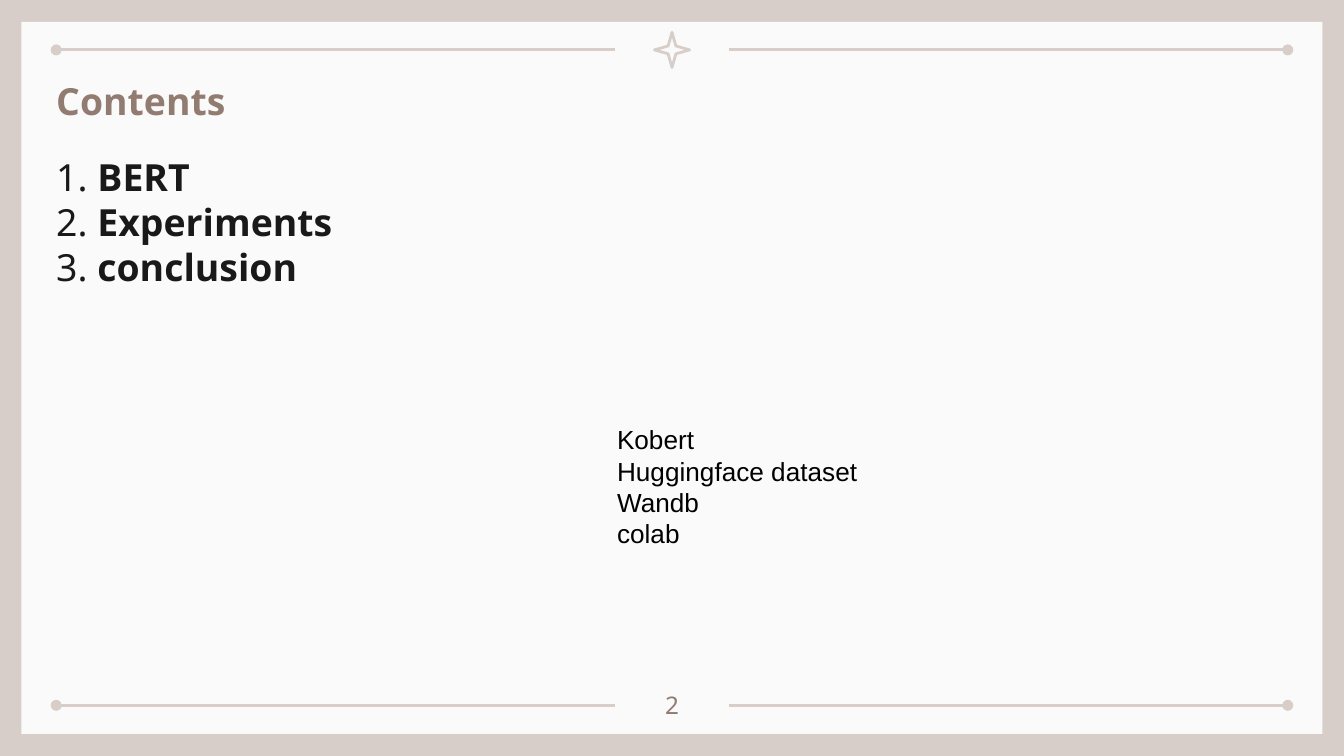
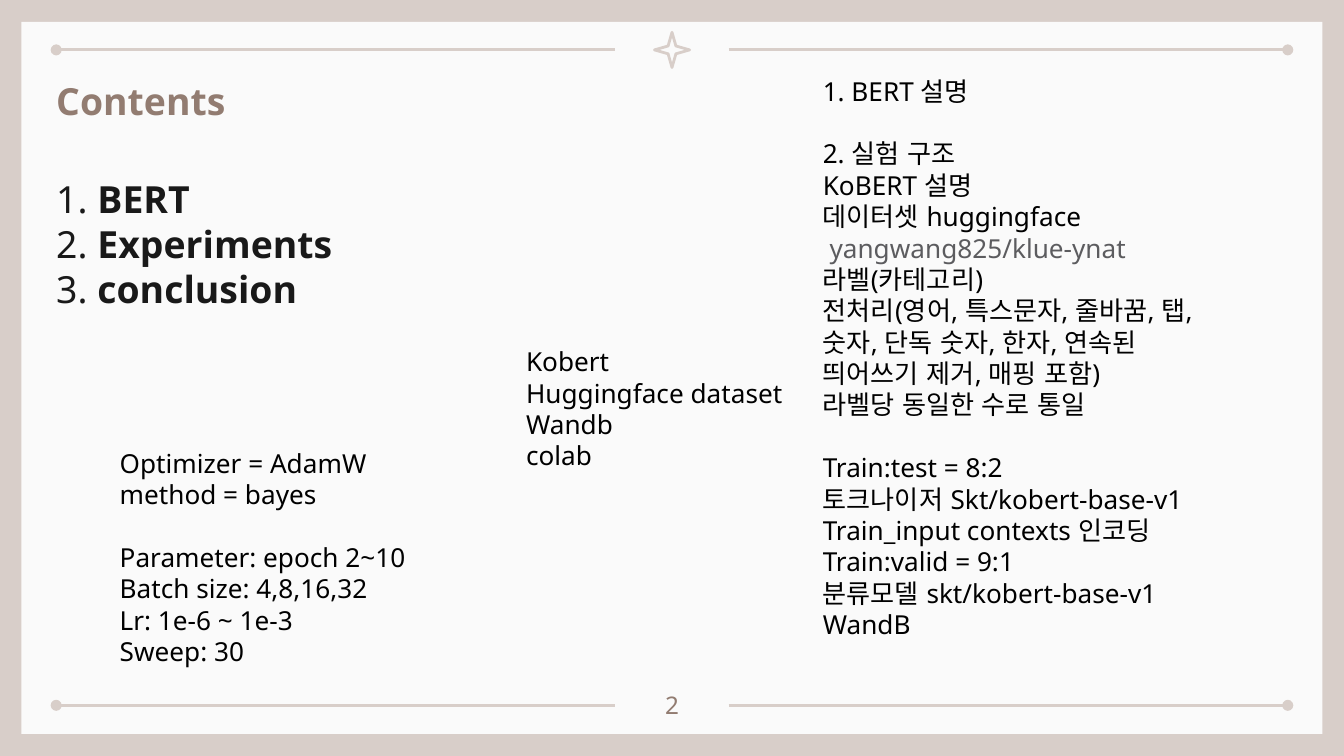
Before and after one commit to seungdeng/DELab, a slide deck: slide 2 of PPT/DSLab_이승건_BERT멘토링발표.pptx. Drawn at 1344x756 pixels with LibreOffice and Linux fonts; fonts in the diff are those of the drawing. Boxes give left, top, right and bottom in pixels: in the first picture for what was removed or moved away, otherwise in the second. Text is boxed around its words. In the diff, an @@ line names an element or a change of style, - is before the commit and + after.

```diff
--- a/PPT/DSLab_이승건_BERT멘토링발표.pptx
+++ b/PPT/DSLab_이승건_BERT멘토링발표.pptx
@@ text added at [823,79,1193,635], 14 pt, text #000000 @@
+1. BERT 설명
+2. 실험 구조
+KoBERT 설명
+데이터셋 huggingface
+yangwang825/klue-ynat
+라벨(카테고리)
+전처리(영어, 특스문자, 줄바꿈, 탭, 숫자, 단독 숫자, 한자, 연속된 띄어쓰기 제거, 매핑 포함)
+라벨당 동일한 수로 통일
+Train:test = 8:2
+토크나이저 Skt/kobert-base-v1
+Train_input contexts 인코딩
+Train:valid = 9:1
+분류모델 skt/kobert-base-v1
+WandB
@@ text at [56,186,332,304]: text changed @@
-1. BERT
-2. Experiments
-3. conclusion
+1. BERT
+2. Experiments
+3. conclusion
@@ text "Kobert": place and size @@
-text "Kobert" at [617,430,857,544]
+text "Kobert" at [526,351,783,466]
@@ text "Kobert" at [526,351,783,466]: font Arial to Noto Sans @@
@@ text added at [120,453,405,668], 14 pt, text #000000 @@
+Optimizer = AdamW
+method = bayes
+Parameter: epoch 2~10
+Batch size: 4,8,16,32
+Lr: 1e-6 ~ 1e-3
+Sweep: 30
```
Also in this commit, not shown: 14 slides added, 5 slides removed, 3 other files.
